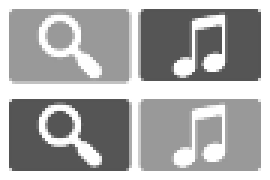
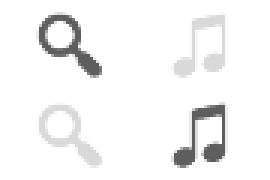
Layer changes from the first w=270, h=180 image to the second:
painted on "Pasted Layer #2" over [9, 12, 228, 171]
painted on "Pasted Layer #1" over [138, 9, 261, 168]
removed layer "Pasted Layer" over [9, 9, 132, 84]
added layer "Pasted Layer copy" above "Pasted Layer" over [36, 102, 102, 168]
renamed "Pasted Layer #3" to "Pasted Layer", moved it above "Background", painted on it over [36, 12, 261, 171]
